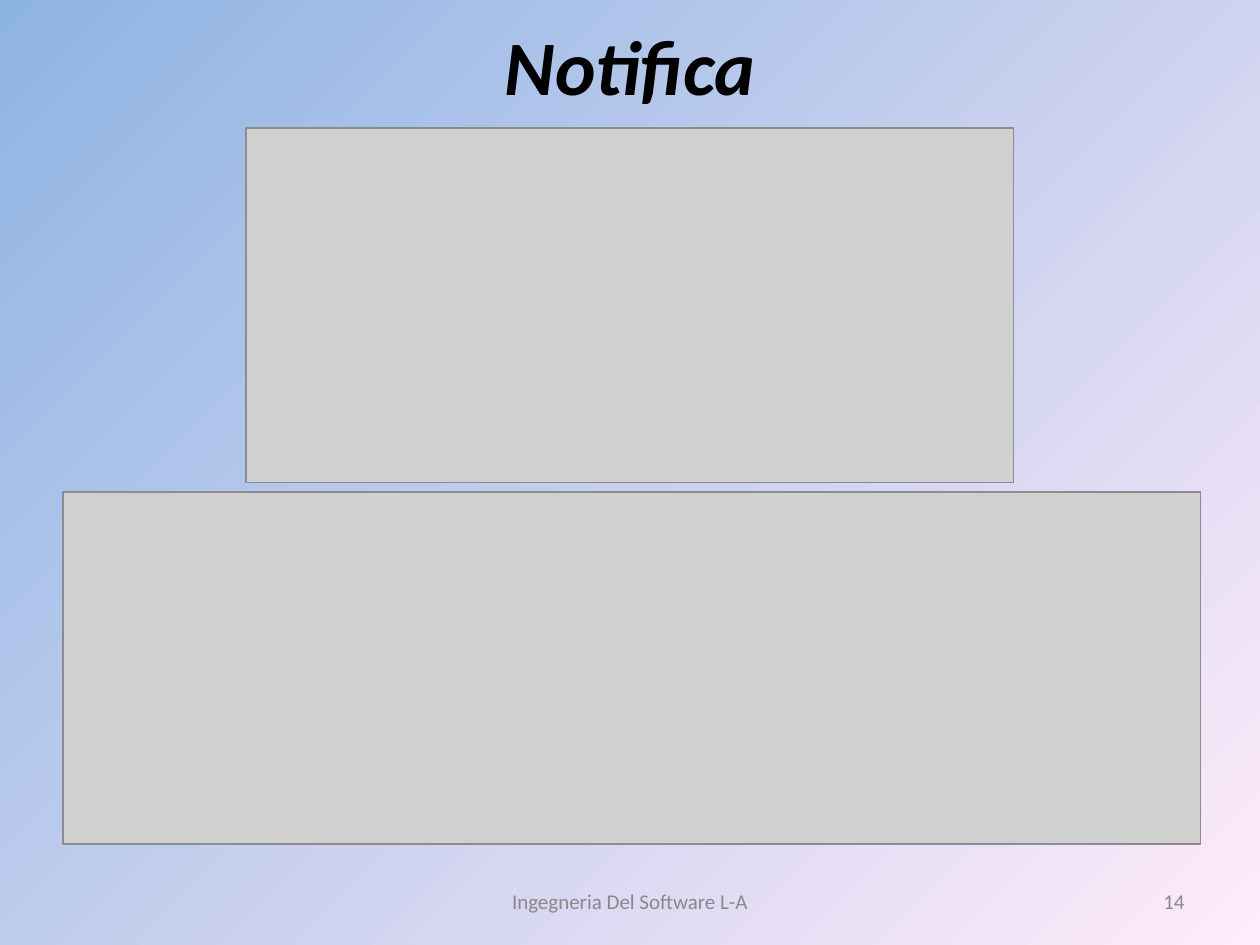
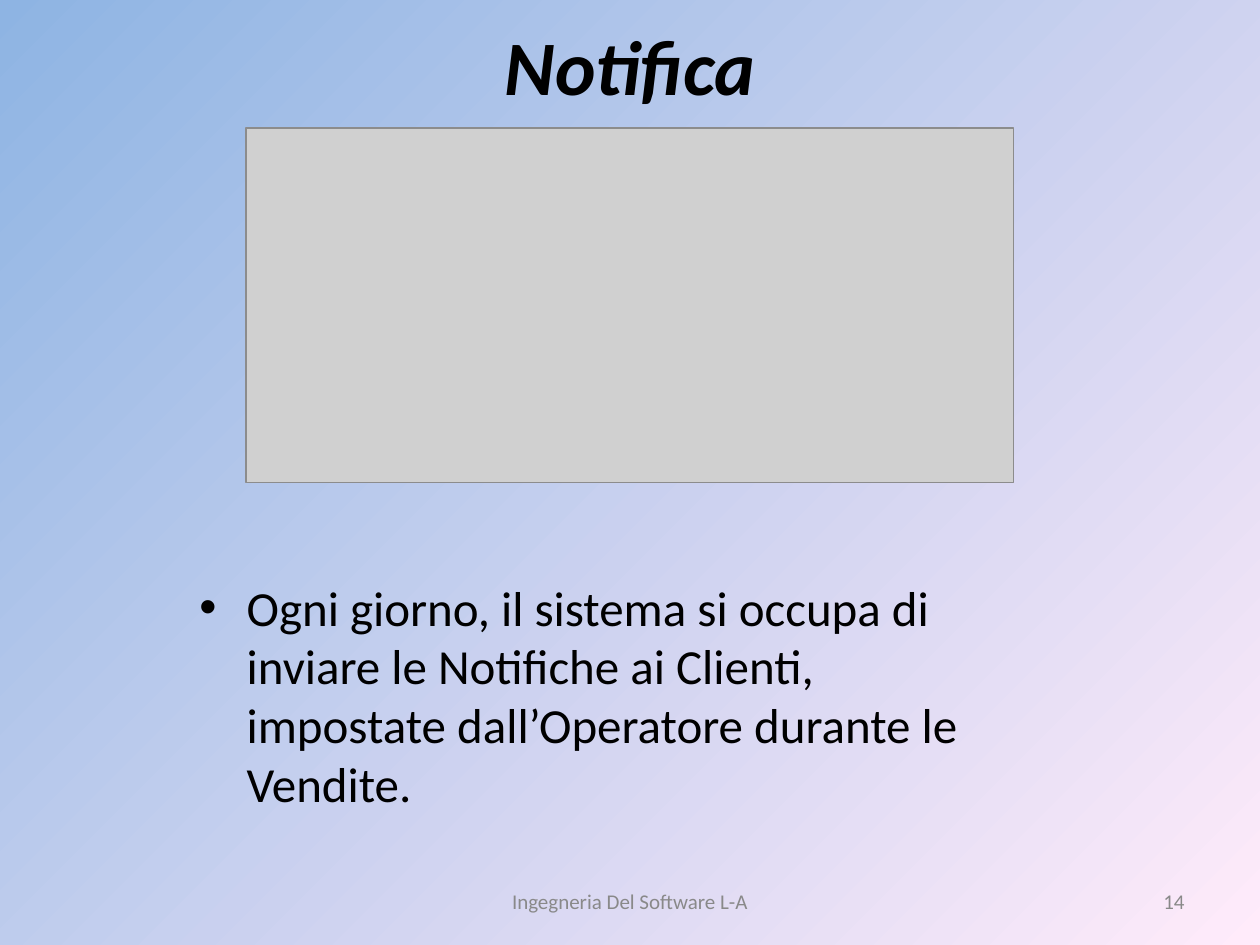
Before and after one commit to liannario/ingsoftbo, a slide deck: slide 14 of ViaggiateSicuri.ppt. Drawn at 1260x945 pixels with LibreOffice and Linux fonts; fonts in the diff are those of the drawing; grey boxes stand for pictures. Boxes give left, top, right and bottom in pixels: in the first picture for what was removed or moved away, otherwise in the second. Text is boxed around its words. In the diff, an @@ line names an element or a change of style, - is before the commit and + after.

```diff
--- a/ViaggiateSicuri.ppt
+++ b/ViaggiateSicuri.ppt
@@ picture removed at <box>63,493,1201,844</box> @@
@@ text added at <box>247,592,958,803</box>, 28 pt, text #000000 @@
+• Ogni giorno, il sistema si occupa di inviare le Notifiche ai Clienti, impostate dall’Operatore durante le Vendite.
```
Also in this commit, not shown: 1 other slide changed.
